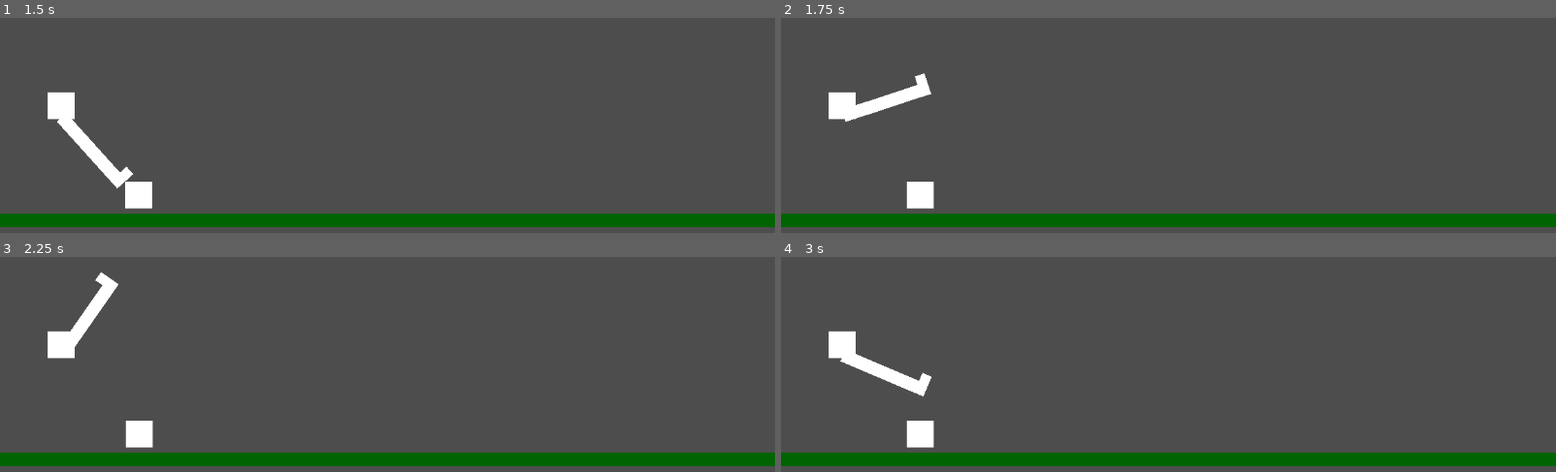
Above: before the commit, frames 1-4 (two rows, left to right).
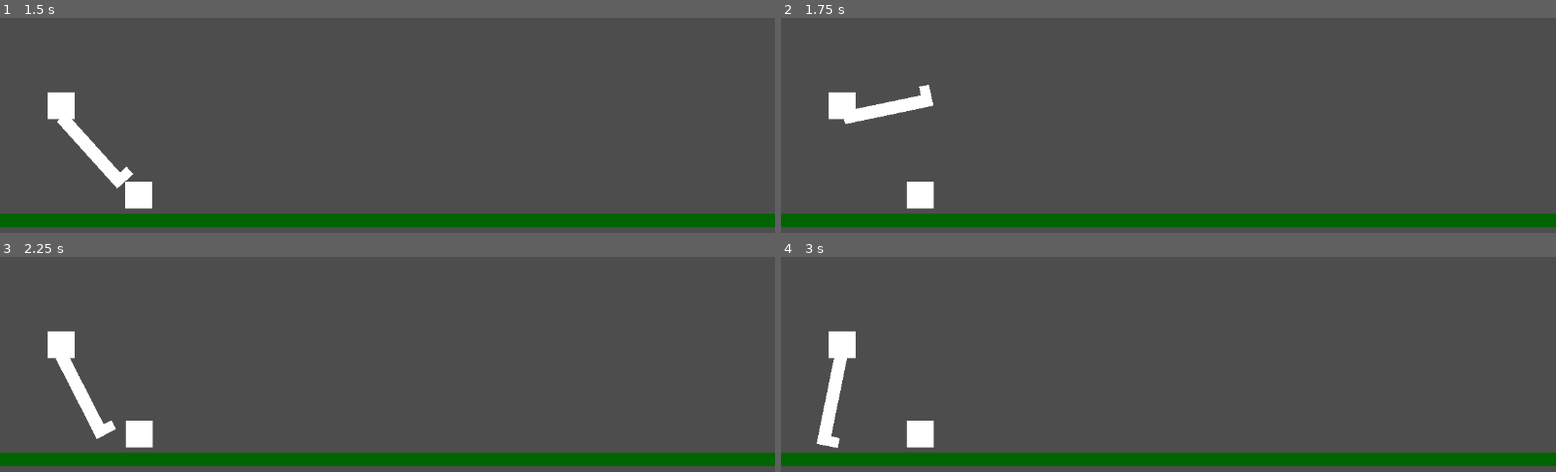
Above: after the commit, the same moments.

Repository: doctor-g/LD53
Game: Godot game, scene res://test_level.tscn
The game is run twice, just before and just after one commit, with the same random seed, the same clock (stepped at 60 frames per second) and the same inputs.
Inputs:
- Up to frame 1 (1.5 s): tap Enter (drop) at 0.5, 0.6 s; tap Space (kick) at 1.35 s
- Up to frame 2 (1.75 s): no input
- Up to frame 3 (2.25 s): tap Enter (drop) at 2.1 s
- Up to frame 4 (3 s): tap Space (kick) at 2.85 s

Frame 1 is identical in both runs. In frame 2, 0.8% of the frame differs, in the area x 8-20%, y 25-50%; in frame 3, 1.4%; in frame 4, 1.5%, in the area x 4-20%, y 45-90%.

Commit message:
Limit leg rotation with invisible blockers

Diff:
--- a/project/man.tscn
+++ b/project/man.tscn
@@ -10,6 +10,8 @@
 
 [sub_resource type="RectangleShape2D" id="RectangleShape2D_wu1ok"]
 size = Vector2(42, 41)
+
+[sub_resource type="CircleShape2D" id="CircleShape2D_rfg6y"]
 
 [node name="Man" type="StaticBody2D"]
 script = ExtResource("1_3dvsb")
@@ -50,3 +52,16 @@
 [node name="PinJoint2D" type="PinJoint2D" parent="."]
 node_a = NodePath("..")
 node_b = NodePath("../Leg")
+
+[node name="RightLegLimiter" type="StaticBody2D" parent="."]
+
+[node name="CollisionShape2D" type="CollisionShape2D" parent="RightLegLimiter"]
+position = Vector2(58, -29)
+shape = SubResource("CircleShape2D_rfg6y")
+
+[node name="LeftLegLimiter" type="StaticBody2D" parent="."]
+position = Vector2(-135, 35)
+
+[node name="CollisionShape2D" type="CollisionShape2D" parent="LeftLegLimiter"]
+position = Vector2(58, -29)
+shape = SubResource("CircleShape2D_rfg6y")
Not shown: 1 places in project/man.tscn that only renumber resources
